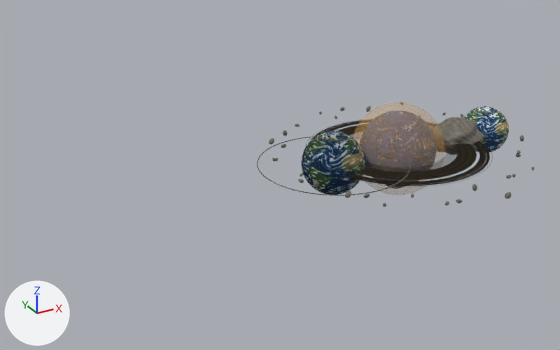
Renders of the glTF model public/models/solar-system.glb from each side of a commit.
Camera for both pictures: a camera (50 mm lens) standing at (-11.85, -15.13, 7.56) and looking at (-3.41, 0.21, -0.11). The lights are fixed; the arrows at lower left show +X, +Y and +Z. The older version comes first.

Names of what the first picture shows: 'asteroid-belt', 'asteroid-specimen', 'earth', 'moon-parent', 'neptune', 'reflecting-world', 'saturn-rings' and 1 more.
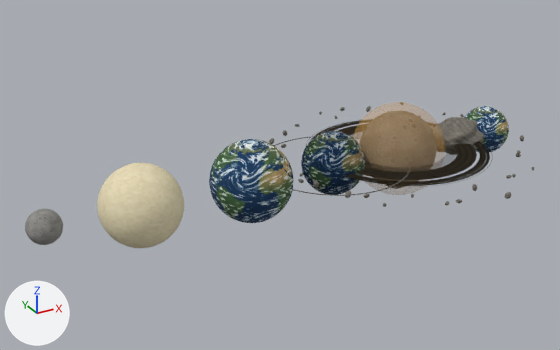
Changed parts and their boxes (x1, y1, x2, y2) in the pictures (560 x 350 px):
'venus-closeup', added (beige): after (97, 163, 184, 248)
'earth-closeup', added: after (209, 139, 293, 223)
'mercury-closeup', added: after (25, 209, 63, 245)
'mercury', unchanged, uncovered by the edit: after (360, 111, 437, 187)
'neptune', unchanged, covered by the edit: before (360, 111, 437, 187)
'earth', unchanged, covered by the edit: before (360, 111, 436, 187)

The change in detail:
Object 'earth-closeup' (ob_earth_closeup) is new; it shows me_earth.
Its location is (-4.3, 0.0, 0.0).
Object 'venus-closeup' (ob_venus_closeup) is new; it shows me_venus.
Its location is (-7.05, 0.0, 0.0).
Its scale is (0.95, 0.95, 0.95).
Object 'mercury-closeup' (ob_mercury_closeup) is new; it shows me_mercury.
Its location is (-9.18, 0.0, 0.0).
Its scale is (0.383, 0.383, 0.383).
